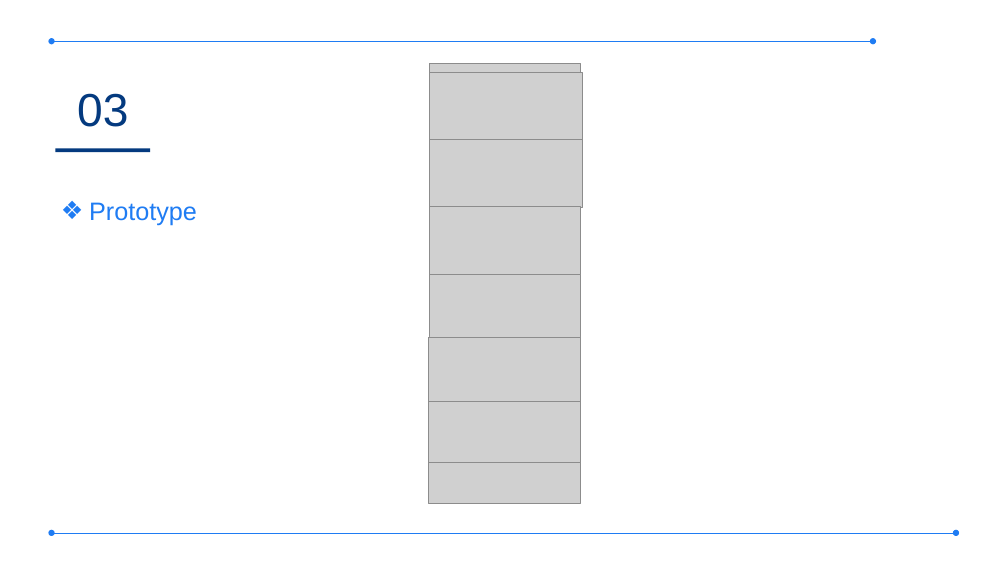
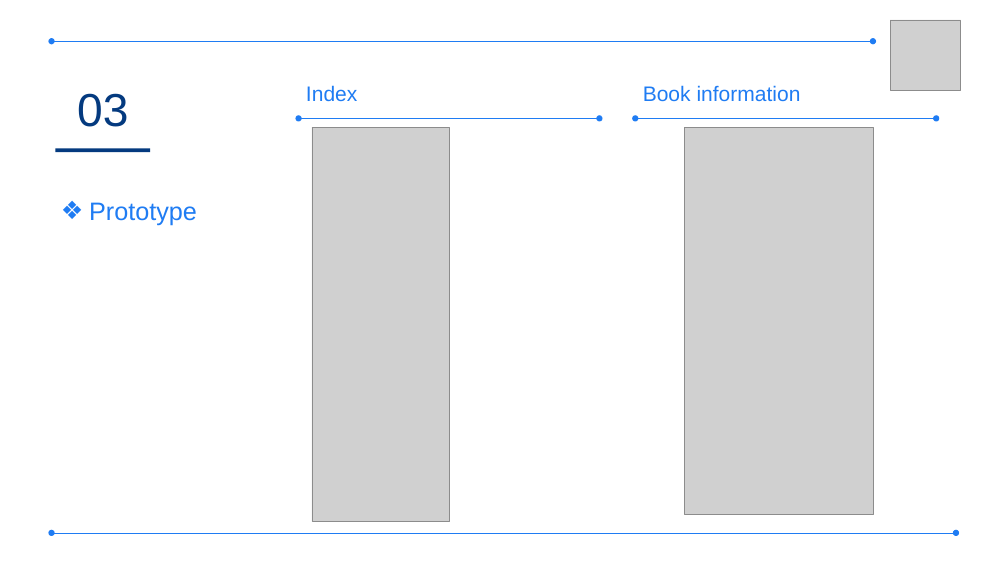
Before and after one commit to naisha855/Project_4, a slide deck: slide 10 of Plan/프레젠테이션1.pptx (slide 6 before the commit). Drawn at 1008x567 pixels with LibreOffice and Linux fonts; fonts in the diff are those of the drawing; grey boxes stand for pictures. Boxes give left, top, right and bottom in pixels: in the first picture for what was removed or moved away, otherwise in the second. Text is boxed around its words. In the diff, an @@ line names an element or a change of style, - is before the commit and + after.

```diff
--- a/Plan/프레젠테이션1.pptx
+++ b/Plan/프레젠테이션1.pptx
@@ picture added at (890,20,960,90) @@
@@ text added at (306,85,357,102), 20 pt, text #1F7CF3 @@
+Index
@@ text added at (643,85,801,102), 20 pt, text #1F7CF3 @@
+Book information
@@ double arrow added from (299, 119) to (600, 119), #1F7CF3 0.5 pt @@
@@ double arrow added from (635, 119) to (936, 119), #1F7CF3 0.5 pt @@
@@ picture added at (312,127,449,521) @@
@@ picture added at (684,127,873,514) @@
@@ group removed at (429,64,582,504): 8 pictures @@
```
Also in this commit, not shown: 1 other slide changed, 9 slides added, 1 slide removed, 2 other files.
